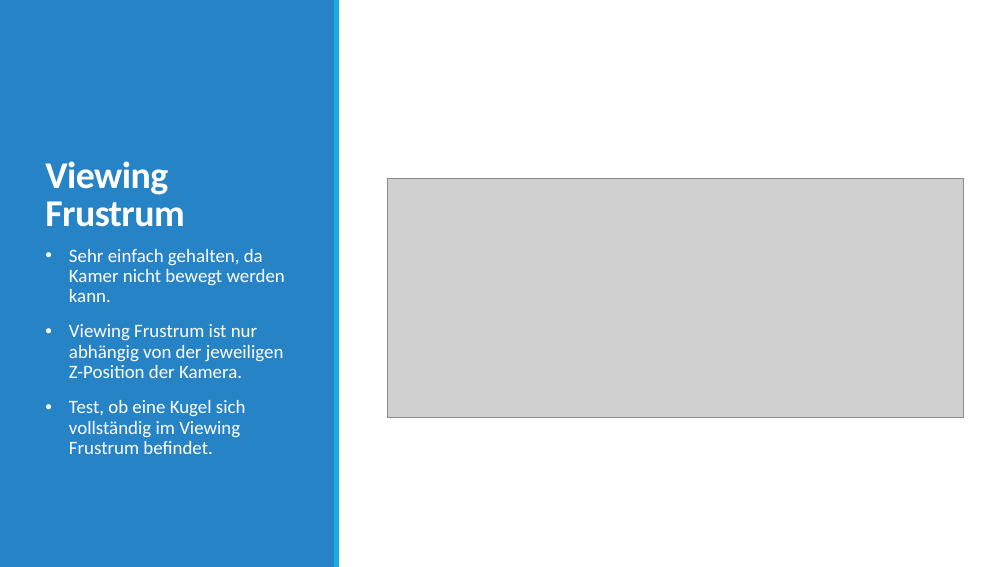
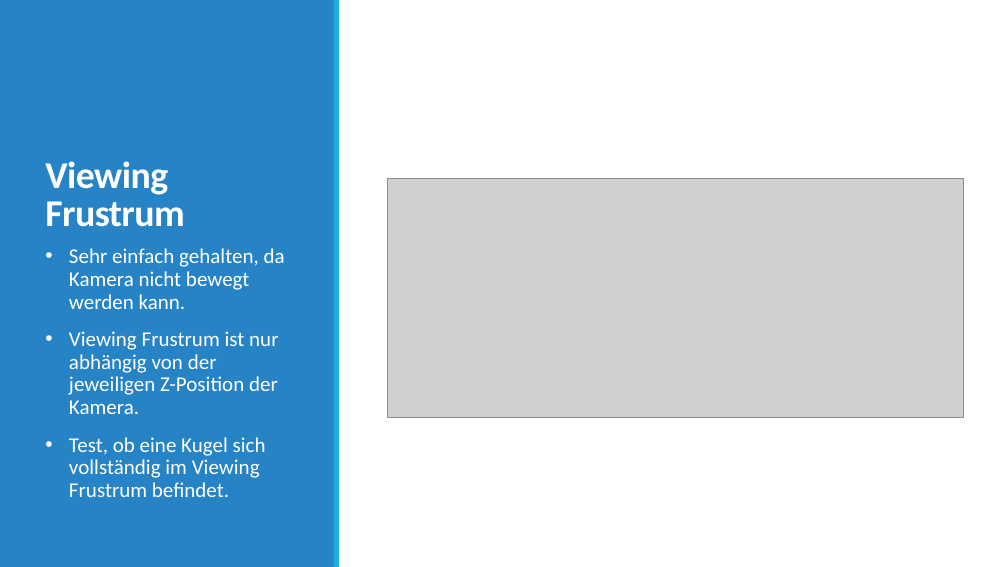
Before and after one commit to JanNiclasRuppenthal/SP_Portfolio01, a slide deck: slide 9 of slides/Portfolio01_Slides.pptx. Drawn at 1008x567 pixels with LibreOffice and Linux fonts; fonts in the diff are those of the drawing; grey boxes stand for pictures. Boxes give left, top, right and bottom in pixels: in the first picture for what was removed or moved away, otherwise in the second. Text is boxed around its words. In the diff, an @@ line names an element or a change of style, - is before the commit and + after.

Commit message:
Changed slides for presentation.

```diff
--- a/slides/Portfolio01_Slides.pptx
+++ b/slides/Portfolio01_Slides.pptx
@@ text at (69,248,285,309): text changed; size 18 to 20 pt @@
-• Sehr einfach gehalten, da Kamer nicht bewegt werden kann.
+• Sehr einfach gehalten, da Kamera nicht bewegt werden kann.
@@ text at (69,331,278,497): size 18 to 20 pt in "Viewing Frustrum ist nur abhängig von der ...", "Test, ob eine Kugel sich vollständig im ..." @@
```
Also in this commit, not shown: 2 other slides changed.
